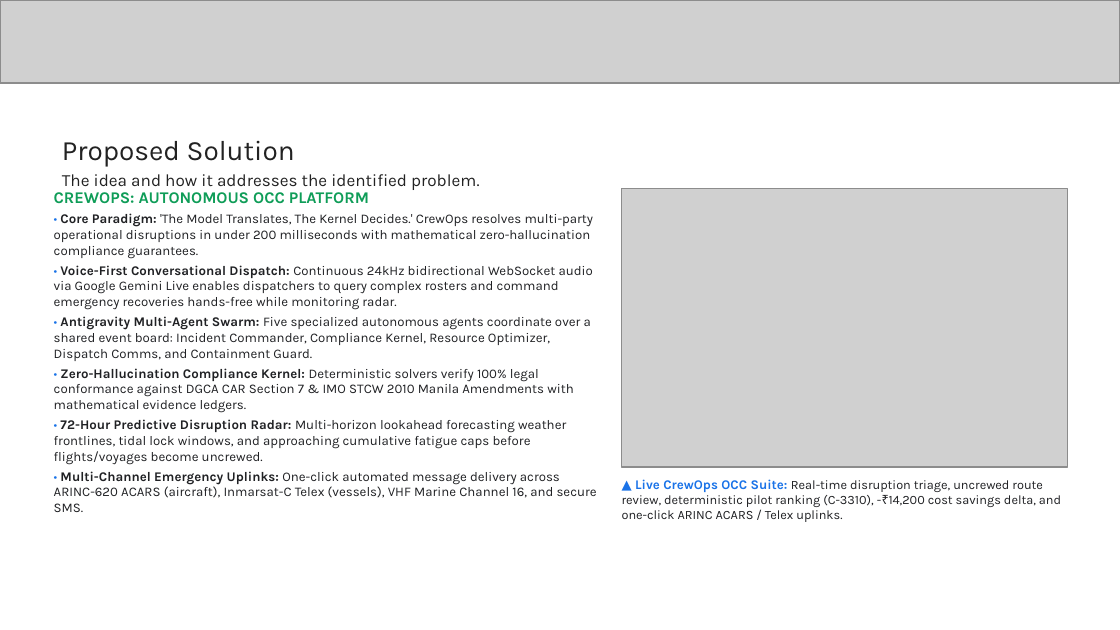
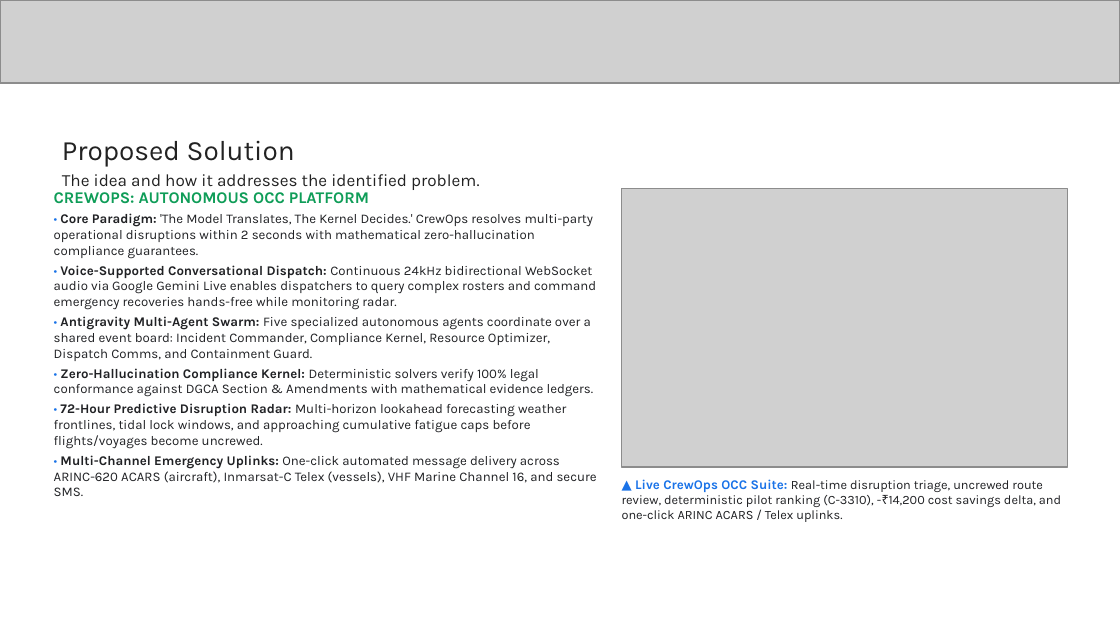
Before and after one commit to chiraghs/crewops, a slide deck: slide 3 of submission/CrewOps - Startup Buildathon Idea Submission.pptx (slide 4 before the commit). Drawn at 1120x630 pixels with LibreOffice and Linux fonts; fonts in the diff are those of the drawing; grey boxes stand for pictures. Boxes give left, top, right and bottom in pixels: in the first picture for what was removed or moved away, otherwise in the second. Text is boxed around its words. In the diff, an @@ line names an element or a change of style, - is before the commit and + after.

Commit message:
docs(submission): remove submission guidelines slide, update latency to within 2 seconds, rename voice-first to voice-supported, simplify compliance kernel phrasing

```diff
--- a/submission/CrewOps - Startup Buildathon Idea Submission.pptx
+++ b/submission/CrewOps - Startup Buildathon Idea Submission.pptx
@@ text at (54, 213, 596, 310): text changed @@
-• Core Paradigm: 'The Model Translates, The Kernel Decides.' CrewOps resolves multi-party operational disruptions in under 200 milliseconds with mathematical zero-hallucination compliance guarantees.
-• Voice-First Conversational Dispatch: Continuous 24kHz bidirectional WebSocket audio via Google Gemini Live enables dispatchers to query complex rosters and command emergency recoveries hands-free while monitoring radar.
+• Core Paradigm: 'The Model Translates, The Kernel Decides.' CrewOps resolves multi-party operational disruptions within 2 seconds with mathematical zero-hallucination compliance guarantees.
+• Voice-Supported Conversational Dispatch: Continuous 24kHz bidirectional WebSocket audio via Google Gemini Live enables dispatchers to query complex rosters and command emergency recoveries hands-free while monitoring radar.
@@ text at (54, 368, 594, 397): text changed @@
-• Zero-Hallucination Compliance Kernel: Deterministic solvers verify 100% legal conformance against DGCA CAR Section 7 & IMO STCW 2010 Manila Amendments with mathematical evidence ledgers.
+• Zero-Hallucination Compliance Kernel: Deterministic solvers verify 100% legal conformance against DGCA Section & Amendments with mathematical evidence ledgers.
```
Also in this commit, not shown: 2 other slides changed, 1 slide removed, 3 other files.
